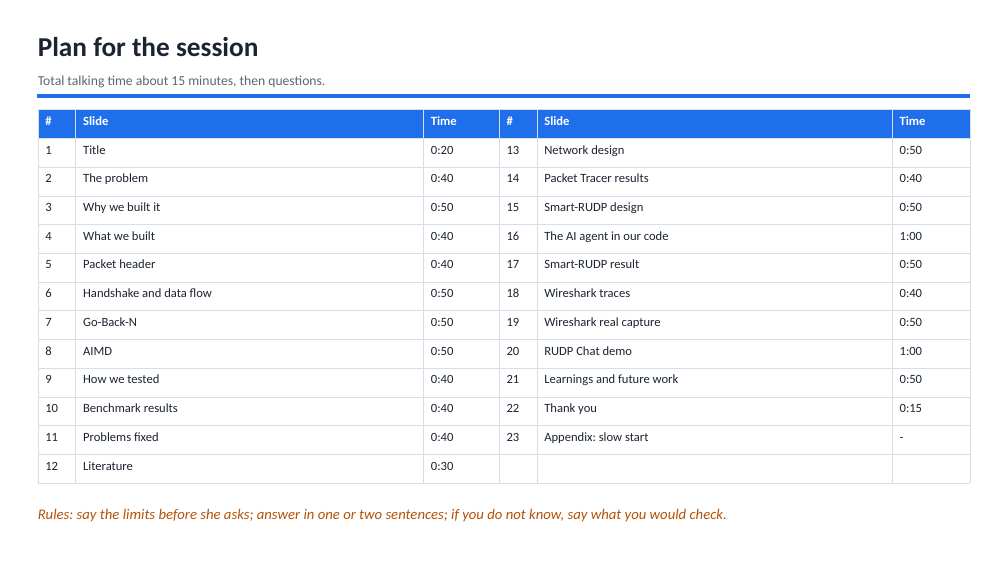
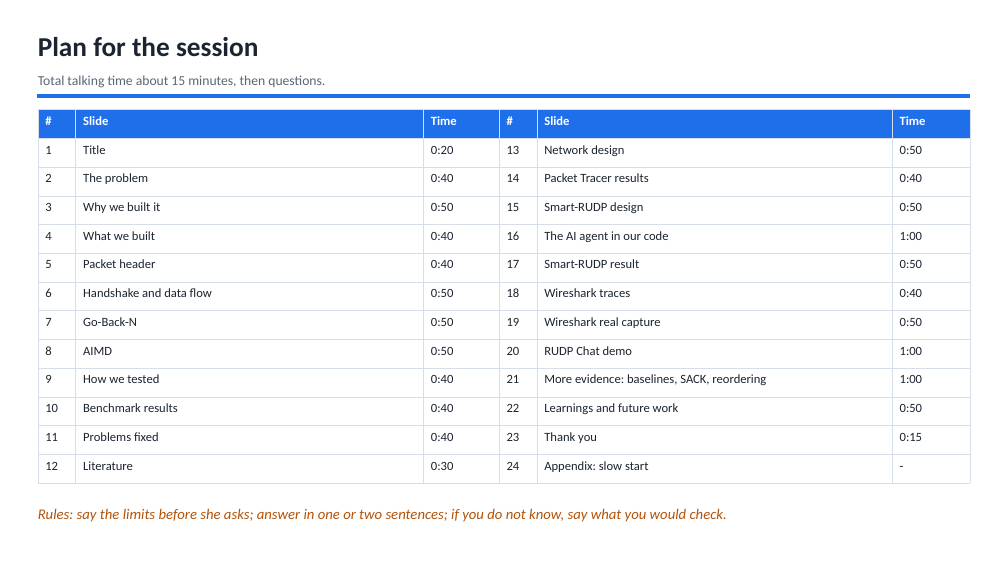
Before and after one commit to Capsturrrr/rudp, a slide deck: slide 2 of docs/RUDP_Host_Guide.pptx. Drawn at 1008x567 pixels with LibreOffice and Linux fonts; fonts in the diff are those of the drawing. Boxes give left, top, right and bottom in pixels: in the first picture for what was removed or moved away, otherwise in the second. Text is boxed around its words. In the diff, an @@ line names an element or a change of style, - is before the commit and + after.

```diff
--- a/docs/RUDP_Host_Guide.pptx
+++ b/docs/RUDP_Host_Guide.pptx
@@ table at bbox=[38, 110, 970, 476] @@
-row 10, column 5: Learnings and future work
+row 10, column 5: More evidence: baselines, SACK, reordering
-row 10, column 6: 0:50
+row 10, column 6: 1:00
-row 11, column 5: Thank you
+row 11, column 5: Learnings and future work
-row 11, column 6: 0:15
+row 11, column 6: 0:50
-row 12, column 5: Appendix: slow start
+row 12, column 5: Thank you
-row 12, column 6: -
+row 12, column 6: 0:15
-row 13: 12 | Literature | 0:30 |  |  | 
+row 13: 12 | Literature | 0:30 | 24 | Appendix: slow start | -
```
Also in this commit, not shown: 3 other slides changed, 1 slide added, 9 other files.
